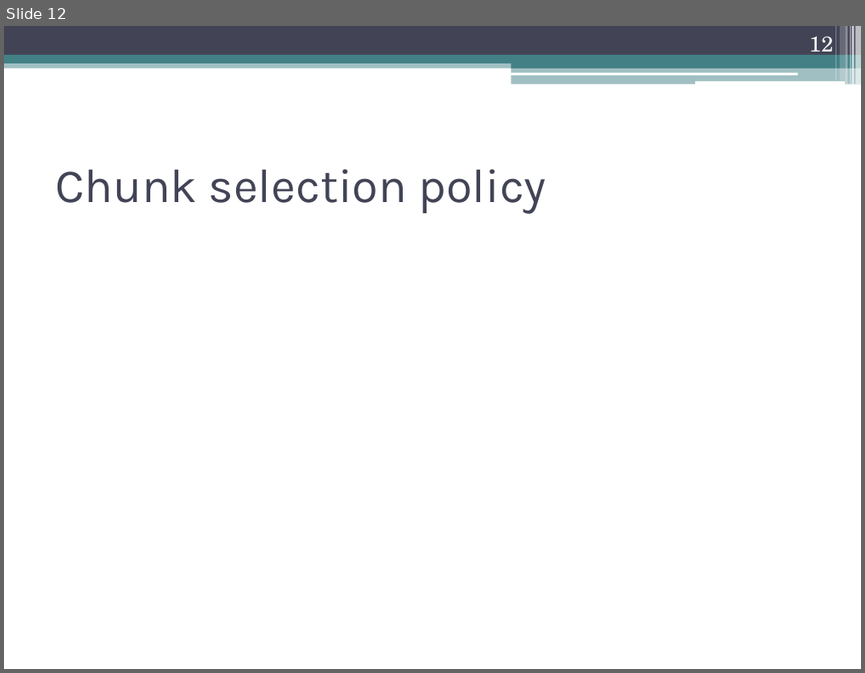
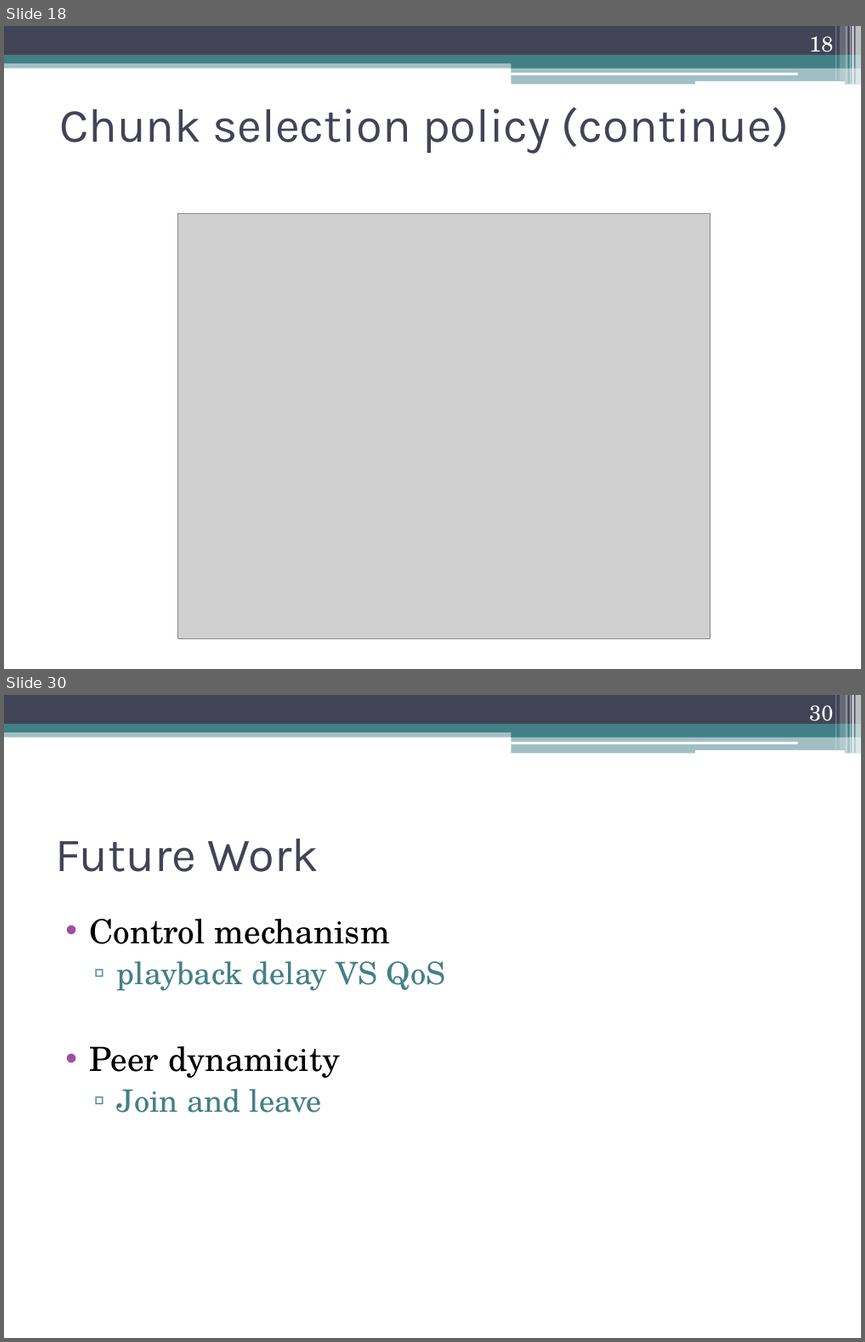
Before and after one commit to sikeh/shanbolishomework, a slide deck: Distributed Computing, Peer-to-Peer and GRIDS/final presentation/ppt/Peer-to-Peer Multimedia Streaming Using BitTorrent.pptx. Shown one above the other, each under a label of ours: slide 12 before the commit, slides 18 and 30 after it; the slides between them are not shown. The pictures are 865x673 and 865x1342 pixels, drawn with LibreOffice and Linux fonts; fonts in the diff are those of the drawing; grey boxes stand for pictures. Boxes give left, top, right and bottom in pixels: in the first picture for what was removed or moved away, otherwise in the second. Text is boxed around its words. In the diff, an @@ line names an element or a change of style, - is before the commit and + after.

```diff
--- a/Distributed Computing, Peer-to-Peer and GRIDS/final presentation/ppt/Peer-to-Peer Multimedia Streaming Using BitTorrent.pptx
+++ b/Distributed Computing, Peer-to-Peer and GRIDS/final presentation/ppt/Peer-to-Peer Multimedia Streaming Using BitTorrent.pptx
@@ slide 30 added at (x1=4, y1=695, x2=861, y2=1338), background #FFFFFF; not listed: 13 template elements that a slide beside it also shows @@
@@ page number added at (x1=809, y1=705, x2=833, y2=727), 18 pt, text #FFFFFF @@
+30
@@ title added at (x1=55, y1=839, x2=318, y2=872), 40 pt, text #424456 @@
+Future Work
@@ text added at (x1=90, y1=919, x2=445, y2=1112), 28 pt, text #000000 @@
+• Control mechanism
+  ▫ playback delay VS QoS
+• Peer dynamicity
+  ▫ Join and leave
@@ what was slide 12 is now slide 18 @@
@@ slide 18 changed as well @@
@@ page number at (x1=809, y1=36, x2=833, y2=58): text changed @@
-12
+18
@@ title at (x1=59, y1=107, x2=789, y2=154): text changed @@
-Chunk selection policy
+Chunk selection policy (continue)
@@ picture added at (x1=178, y1=214, x2=710, y2=639) @@
```
Also in this commit, not shown: 2 other slides changed, 18 other slides added.
